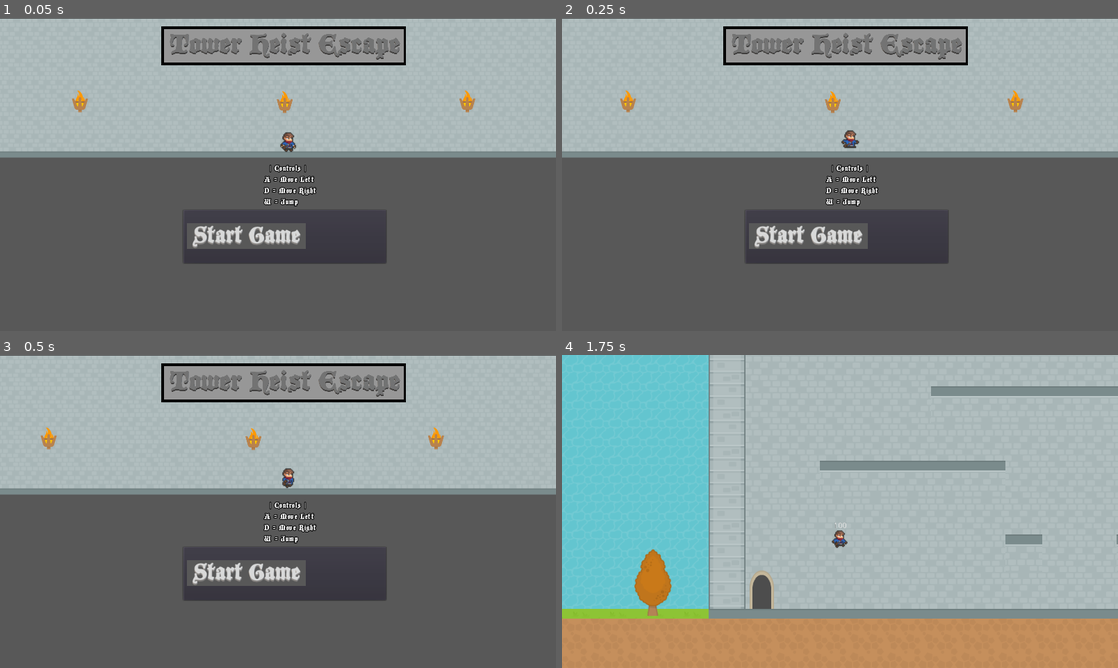
Above: before the commit, frames 1-4 (two rows, left to right).
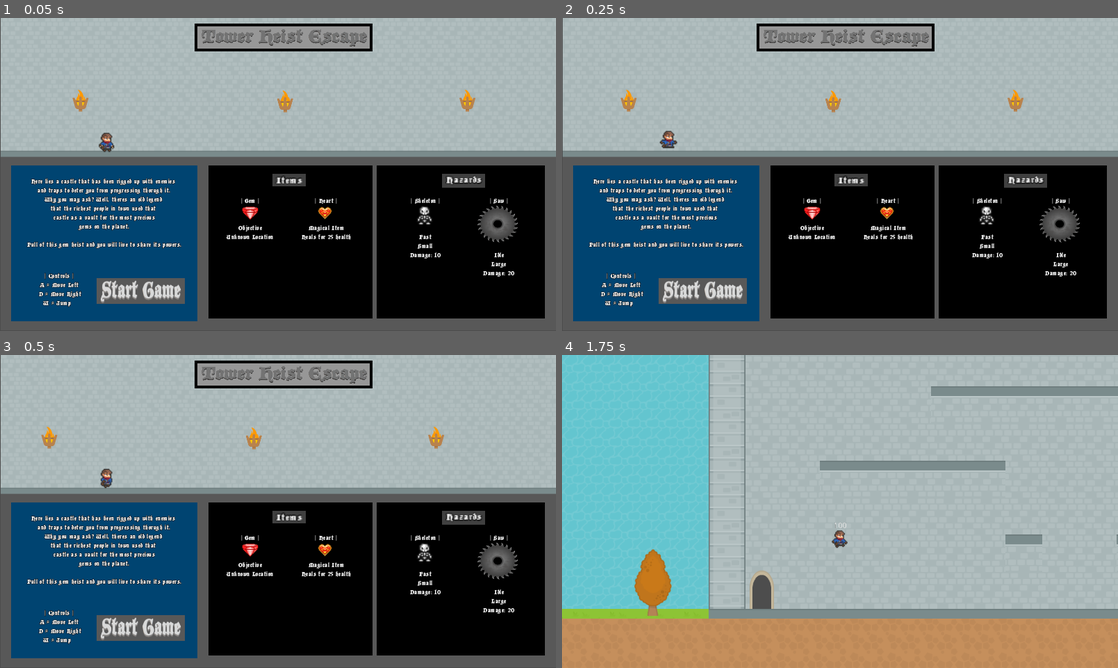
Above: after the commit, the same moments.

Repository: CodyMiner/FP-TowerHeistEscape
Game: Godot game, scene res://src/TitleScreen.tscn
The game is run twice, just before and just after one commit, with the same random seed, the same clock (stepped at 60 frames per second) and the same inputs.
Inputs (mouse positions are in pixels of both pictures, inside the frame that each line leads up to; where the layout moved, square brackets give the same spot in the first picture):
- Up to frame 1 (0.05 s): no input
- Up to frame 2 (0.25 s): no input
- Up to frame 3 (0.5 s): no input
- Up to frame 4 (1.75 s): click (701, 627) [845, 574] at 0.5 s; tap Enter at 1.25 s; hold D (walk_right) from 1.28 s (still down); tap W (jump) at 1.52 s

The runs differ from the first frame. In frame 1, 50% of the frame differs, in the area x 0-100%, y 0-97%; in frame 2, 50%; in frame 3, 50%; in frame 4, nothing differs.

Commit message:
Updates TitleScreen scene

Diff:
--- a/project/src/TitleScreen.gd
+++ b/project/src/TitleScreen.gd
@@ -1,7 +1,7 @@
 extends Node
 
 func _ready():
-	$PlayerSprite/AnimationPlayer.play("anim")
+	$Sprites/PlayerSprite/AnimationPlayer.play("anim")
 
 func _on_Play_pressed():
 	var _scene := get_tree().change_scene("res://src/World.tscn")
--- a/project/src/TitleScreen.tscn
+++ b/project/src/TitleScreen.tscn
@@ -6,6 +6,10 @@
 [ext_resource path="res://assets/Player/Adventurer Sprite Sheet v1.1.png" type="Texture" id=4]
 [ext_resource path="res://src/TitleScreen.gd" type="Script" id=5]
 [ext_resource path="res://assets/Title Screen/StartGameButton.png" type="Texture" id=6]
+[ext_resource path="res://assets/Enemies/Saw.png" type="Texture" id=7]
+[ext_resource path="res://assets/Enemies/Skeleton.png" type="Texture" id=8]
+[ext_resource path="res://assets/Items/Heart.png" type="Texture" id=9]
+[ext_resource path="res://assets/Items/Gems.png" type="Texture" id=10]
 
 [sub_resource type="Shader" id=1]
 code = "shader_type canvas_item;
@@ -42,26 +46,26 @@
 font_path = "res://assets/Font/BlackCastleMF.ttf"
 
 [sub_resource type="DynamicFont" id=5]
+size = 18
+outline_size = 1
+outline_color = Color( 0, 0, 0, 1 )
+use_mipmaps = true
+use_filter = true
+extra_spacing_top = 1
+extra_spacing_char = 1
+extra_spacing_space = 1
+font_data = SubResource( 4 )
+
+[sub_resource type="DynamicFontData" id=6]
+font_path = "res://assets/Font/BlackCastleMF.ttf"
+
+[sub_resource type="DynamicFont" id=7]
 outline_size = 1
 outline_color = Color( 0.00784314, 0.00392157, 0.00392157, 1 )
 use_mipmaps = true
 use_filter = true
 extra_spacing_char = 1
 extra_spacing_space = 4
-font_data = SubResource( 4 )
-
-[sub_resource type="DynamicFontData" id=6]
-font_path = "res://assets/Font/BlackCastleMF.ttf"
-
-[sub_resource type="DynamicFont" id=7]
-size = 23
-outline_size = 2
-outline_color = Color( 0, 0, 0, 1 )
-use_mipmaps = true
-use_filter = true
-extra_spacing_top = 1
-extra_spacing_char = 1
-extra_spacing_space = 1
 font_data = SubResource( 6 )
 
 [node name="TitleScreen" type="Node"]
@@ -69,9 +73,10 @@
 
 [node name="MovingBackground" type="TextureRect" parent="."]
 material = SubResource( 2 )
-margin_top = 2.0
-margin_right = 1601.0
-margin_bottom = 900.0
+margin_left = 2.4613
+margin_top = -0.9375
+margin_right = 1603.46
+margin_bottom = 897.063
 texture = ExtResource( 1 )
 expand = true
 stretch_mode = 2
@@ -82,54 +87,254 @@
 scroll_speed = 0.125
 
 [node name="TitleBackground" type="ColorRect" parent="."]
-margin_left = 464.0
-margin_top = 24.0
-margin_right = 1168.0
-margin_bottom = 136.0
+margin_left = 560.0
+margin_top = 16.0
+margin_right = 1072.0
+margin_bottom = 96.0
 color = Color( 0, 0, 0, 1 )
 __meta__ = {
 "_edit_use_anchors_": false
 }
 
-[node name="Title" type="Sprite" parent="."]
-position = Vector2( 817.063, 80 )
-scale = Vector2( 0.513486, 0.442256 )
-texture = ExtResource( 3 )
-
-[node name="PlayerSprite" type="Sprite" parent="."]
-position = Vector2( 834.615, 342.414 )
+[node name="TitleBackground2" type="ColorRect" parent="."]
+margin_left = 600.0
+margin_top = 424.0
+margin_right = 1568.0
+margin_bottom = 864.0
+color = Color( 0, 0, 0, 1 )
+__meta__ = {
+"_edit_use_anchors_": false
+}
+
+[node name="TitleBackground6" type="ColorRect" parent="."]
+margin_left = 1072.0
+margin_top = 415.0
+margin_right = 1083.0
+margin_bottom = 864.0
+color = Color( 0.345098, 0.345098, 0.345098, 1 )
+__meta__ = {
+"_edit_use_anchors_": false
+}
+
+[node name="TitleBackground3" type="ColorRect" parent="."]
+margin_left = 784.0
+margin_top = 448.0
+margin_right = 880.0
+margin_bottom = 484.0
+color = Color( 0.25098, 0.25098, 0.25098, 1 )
+__meta__ = {
+"_edit_use_anchors_": false
+}
+
+[node name="TitleBackground5" type="ColorRect" parent="."]
+margin_left = 1272.0
+margin_top = 448.0
+margin_right = 1395.0
+margin_bottom = 487.0
+color = Color( 0.25098, 0.25098, 0.25098, 1 )
+__meta__ = {
+"_edit_use_anchors_": false
+}
+
+[node name="TitleBackground4" type="ColorRect" parent="."]
+margin_left = 32.0
+margin_top = 424.0
+margin_right = 568.0
+margin_bottom = 872.0
+color = Color( 0, 0.266667, 0.443137, 1 )
+__meta__ = {
+"_edit_use_anchors_": false
+}
+
+[node name="Sprites" type="Node" parent="."]
+
+[node name="Gems" type="Sprite" parent="Sprites"]
+position = Vector2( 720, 560 )
+scale = Vector2( 1.92808, 1.88388 )
+texture = ExtResource( 10 )
+vframes = 6
+hframes = 5
+frame = 5
+
+[node name="PlayerSprite" type="Sprite" parent="Sprites"]
+position = Vector2( 312, 344 )
 scale = Vector2( 2.79145, 2.79145 )
 texture = ExtResource( 4 )
 vframes = 16
 hframes = 13
 frame = 12
 
-[node name="AnimationPlayer" type="AnimationPlayer" parent="PlayerSprite"]
+[node name="AnimationPlayer" type="AnimationPlayer" parent="Sprites/PlayerSprite"]
 anims/anim = SubResource( 3 )
 
+[node name="Title" type="Sprite" parent="Sprites"]
+position = Vector2( 816, 56 )
+scale = Vector2( 0.369048, 0.290909 )
+texture = ExtResource( 3 )
+
+[node name="Skeleton" type="Sprite" parent="Sprites"]
+position = Vector2( 1224, 568 )
+scale = Vector2( 3.45653, 3.04001 )
+texture = ExtResource( 8 )
+
+[node name="Saw" type="Sprite" parent="Sprites"]
+position = Vector2( 1432, 592 )
+scale = Vector2( 0.384361, 0.346155 )
+texture = ExtResource( 7 )
+
+[node name="Heart" type="Sprite" parent="Sprites"]
+position = Vector2( 936, 560 )
+scale = Vector2( 1.92808, 1.88388 )
+texture = ExtResource( 9 )
+
+[node name="Labels" type="Node" parent="."]
+
+[node name="Instructions" type="Label" parent="Labels"]
+margin_left = 32.0
+margin_top = 432.0
+margin_right = 568.0
+margin_bottom = 688.0
+custom_fonts/font = SubResource( 5 )
+text = "Here lies a castle that has been rigged up with enemies
+and traps to deter you from progressing thorugh it.
+Why you may ask? Well, theres an old legend
+that the richest people in town used that
+castle as a vault for the most precious
+gems on the planet.
+
+Pull of this gem heist and you will live to share its powers."
+align = 1
+valign = 1
+__meta__ = {
+"_edit_use_anchors_": false
+}
+
+[node name="Items" type="Label" parent="Labels"]
+margin_left = 784.0
+margin_top = 448.0
+margin_right = 840.0
+margin_bottom = 470.0
+rect_scale = Vector2( 1.71115, 1.44982 )
+custom_fonts/font = SubResource( 5 )
+text = "Items"
+align = 1
+valign = 1
+__meta__ = {
+"_edit_use_anchors_": false
+}
+
+[node name="Hazards" type="Label" parent="Labels"]
+margin_left = 1272.0
+margin_top = 440.0
+margin_right = 1347.0
+margin_bottom = 474.0
+rect_scale = Vector2( 1.71115, 1.44982 )
+custom_fonts/font = SubResource( 5 )
+text = "Hazards"
+align = 1
+valign = 1
+__meta__ = {
+"_edit_use_anchors_": false
+}
+
+[node name="Controls" type="Label" parent="Labels"]
+margin_left = 32.0
+margin_top = 688.0
+margin_right = 296.0
+margin_bottom = 872.0
+custom_fonts/font = SubResource( 5 )
+text = "  | Controls |
+  A = Move Left
+   D = Move Right
+W = Jump"
+align = 1
+valign = 1
+__meta__ = {
+"_edit_use_anchors_": false
+}
+
+[node name="Skeleton" type="Label" parent="Labels"]
+margin_left = 1168.0
+margin_top = 512.0
+margin_right = 1280.0
+margin_bottom = 709.0
+custom_fonts/font = SubResource( 5 )
+text = "| Skeleton |
+
+
+
+Fast
+Small
+Damage: 10
+"
+align = 1
+__meta__ = {
+"_edit_use_anchors_": false
+}
+
+[node name="Saw" type="Label" parent="Labels"]
+margin_left = 1384.0
+margin_top = 512.0
+margin_right = 1488.0
+margin_bottom = 759.0
+custom_fonts/font = SubResource( 5 )
+text = "| Saw |
+
+
+
+
+
+Idle
+Large
+Damage: 20
+"
+align = 1
+__meta__ = {
+"_edit_use_anchors_": false
+}
+
+[node name="Heart" type="Label" parent="Labels"]
+margin_left = 864.0
+margin_top = 512.0
+margin_right = 1014.0
+margin_bottom = 759.0
+custom_fonts/font = SubResource( 5 )
+text = "| Heart |
+
+
+Magical Item
+Heals for 25 health"
+align = 1
+__meta__ = {
+"_edit_use_anchors_": false
+}
+
+[node name="Gem" type="Label" parent="Labels"]
+margin_left = 648.0
+margin_top = 512.0
+margin_right = 792.0
+margin_bottom = 759.0
+custom_fonts/font = SubResource( 5 )
+text = "| Gem |
+
+
+Objective
+Unknown Location
+"
+align = 1
+__meta__ = {
+"_edit_use_anchors_": false
+}
+
 [node name="Play" type="Button" parent="."]
-margin_left = 528.0
-margin_top = 552.0
-margin_right = 912.0
-margin_bottom = 658.0
-rect_scale = Vector2( 1.52, 1.44 )
-custom_fonts/font = SubResource( 5 )
+margin_left = 272.0
+margin_top = 744.0
+margin_right = 510.0
+margin_bottom = 801.0
+rect_scale = Vector2( 1.12, 1.44 )
+custom_fonts/font = SubResource( 7 )
 icon = ExtResource( 6 )
-__meta__ = {
-"_edit_use_anchors_": false
-}
-
-[node name="Controls" type="Label" parent="."]
-margin_left = 760.0
-margin_top = 416.0
-margin_right = 910.0
-margin_bottom = 537.0
-custom_fonts/font = SubResource( 7 )
-text = "  | Controls |
-A = Move Left
-D = Move Right
-W = Jump"
-valign = 1
+flat = true
 __meta__ = {
 "_edit_use_anchors_": false
 }
Not shown: 1 places in project/src/TitleScreen.tscn that only renumber resources
